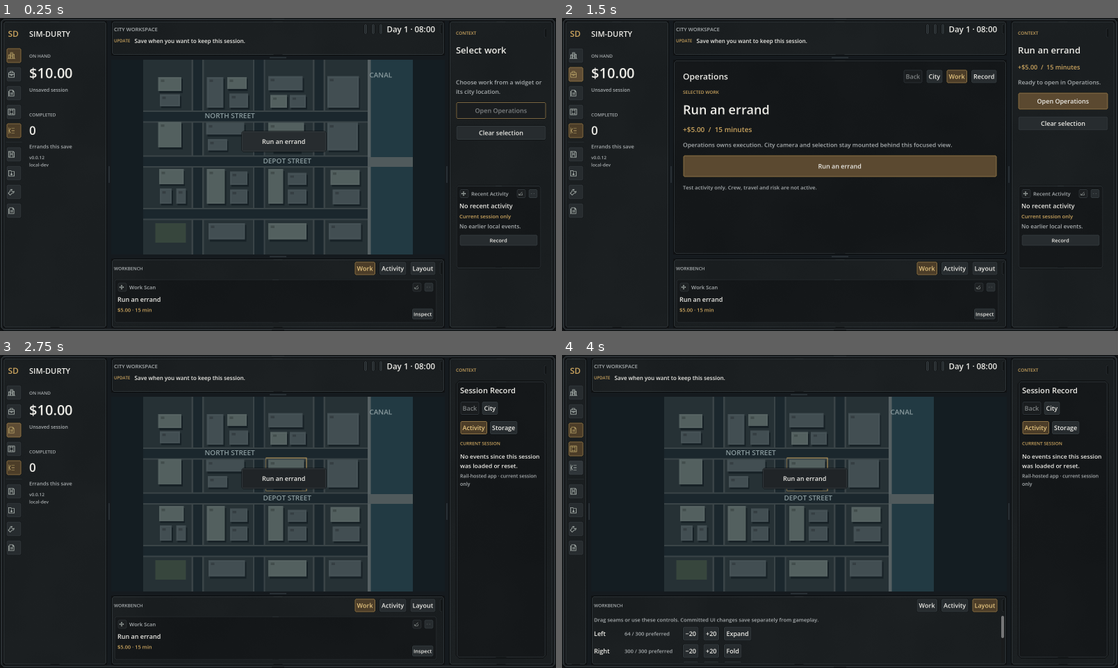
Above: before the commit, frames 1-4 (two rows, left to right).
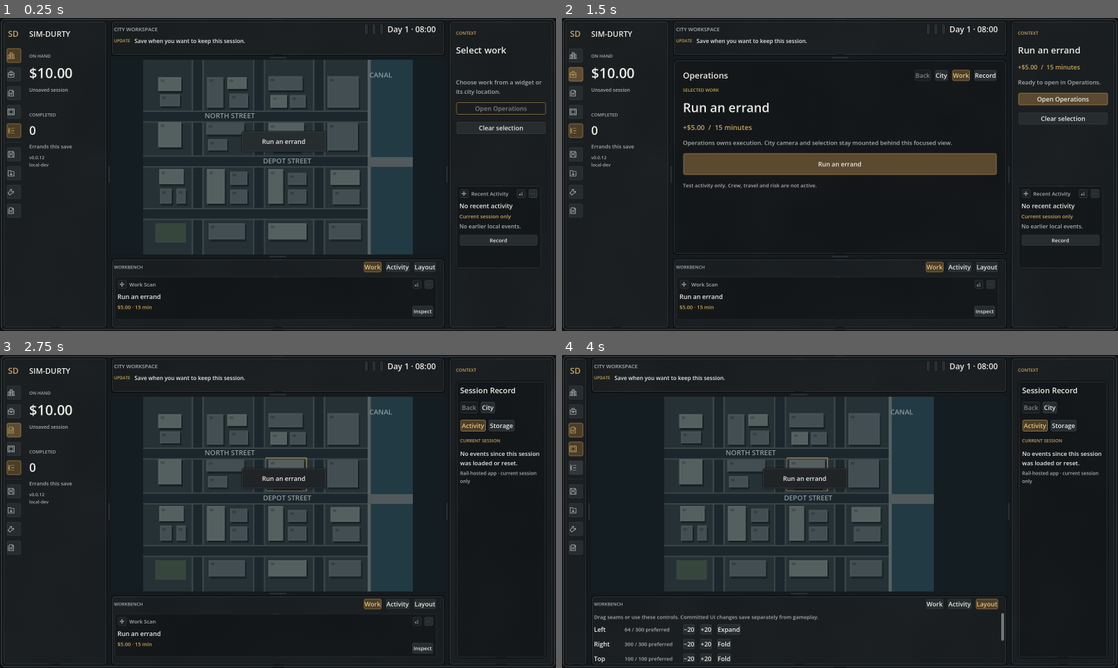
Above: after the commit, the same moments.

Repository: hobokingyt-sketch/SIM-DURTY
Game: Godot game, scene res://game/app/main.tscn
Same seed, same stepped clock (60 frames per second), same inputs: the game is played once before the commit and once after it.
Inputs (mouse positions are in pixels of both pictures, inside the frame that each line leads up to):
- Up to frame 1 (0.25 s): no input
- Up to frame 2 (1.5 s): click (573, 55) at 0.52 s; click (573, 74) at 1.25 s
- Up to frame 3 (2.75 s): click (11, 430) at 2.02 s
- Up to frame 4 (4 s): click (573, 448) at 2.77 s; click (573, 467) at 3.52 s

The runs differ from the first frame. In frame 1, 1.3% of the frame differs, in the area x 1-99%, y 2-97%; in frame 2, 4.1%; in frame 3, 1.9%; in frame 4, 2.8%.

Commit message:
Preserve existing control content margins in 6D.3

Diff:
--- a/game/ui/os/criminal_os_shell.gd
+++ b/game/ui/os/criminal_os_shell.gd
@@ -347,7 +347,7 @@
 	_operation_terms = OsTokens.wrapped(_operations, "", 20, OsTokens.ACCENT)
 	OsTokens.wrapped(_operations, "Operations owns execution. City camera and selection stay mounted behind this focused view.", 17)
 	work_button = OsTokens.button(_operations, "Run an errand", func() -> void: work_requested.emit())
-	OsControls.apply(work_button, OsControls.ROLE_PRIMARY, OsTokens.control_palette())
+	OsControls.apply(work_button, OsControls.ROLE_PRIMARY, OsTokens.control_palette(), -1.0, 12)
 	work_button.custom_minimum_size.y = 64
 	OsTokens.wrapped(_operations, "Test activity only. Crew, travel and risk are not active.", 15)
 	center_app_surface.register_view("work", work_view)
@@ -380,19 +380,19 @@
 	OsTokens.label(activity_stack, "Session Record", 22)
 	var activity_nav: HBoxContainer = OsTokens.row(activity_stack, 6)
 	var activity_back: Button = OsTokens.button(activity_nav, "Back", func() -> void: _model.back())
-	OsControls.apply(activity_back, OsControls.ROLE_NAV, OsTokens.control_palette(), 28)
+	OsControls.apply(activity_back, OsControls.ROLE_NAV, OsTokens.control_palette(), 28, 5)
 	OsControls.set_icon(activity_back, "back", 16)
 	var activity_city: Button = OsTokens.button(activity_nav, "City", func() -> void: _model.return_to_city())
-	OsControls.apply(activity_city, OsControls.ROLE_NAV, OsTokens.control_palette(), 28)
+	OsControls.apply(activity_city, OsControls.ROLE_NAV, OsTokens.control_palette(), 28, 5)
 	OsControls.set_icon(activity_city, "city", 16)
 	right_back_buttons.append(activity_back)
 	var activity_tabs: HBoxContainer = OsTokens.row(activity_stack, 6)
 	record_activity_tab = OsTokens.button(activity_tabs, "Activity", func() -> void: _model.navigate_view("activity"))
 	record_activity_tab.toggle_mode = true
-	OsControls.apply(record_activity_tab, OsControls.ROLE_TAB, OsTokens.control_palette(), 28)
+	OsControls.apply(record_activity_tab, OsControls.ROLE_TAB, OsTokens.control_palette(), 28, 5)
 	record_storage_tab = OsTokens.button(activity_tabs, "Storage", func() -> void: _model.navigate_view("storage"))
 	record_storage_tab.toggle_mode = true
-	OsControls.apply(record_storage_tab, OsControls.ROLE_TAB, OsTokens.control_palette(), 28)
+	OsControls.apply(record_storage_tab, OsControls.ROLE_TAB, OsTokens.control_palette(), 28, 5)
 	OsTokens.label(activity_stack, "CURRENT SESSION", 13, OsTokens.ACCENT)
 	var activity_scroll: ScrollContainer = _scroll(activity_stack)
 	var activity_content: VBoxContainer = OsTokens.column(activity_scroll, 8)
@@ -405,19 +405,19 @@
 	OsTokens.label(storage_stack, "Session Record", 22)
 	var storage_nav: HBoxContainer = OsTokens.row(storage_stack, 6)
 	var storage_back: Button = OsTokens.button(storage_nav, "Back", func() -> void: _model.back())
-	OsControls.apply(storage_back, OsControls.ROLE_NAV, OsTokens.control_palette(), 28)
+	OsControls.apply(storage_back, OsControls.ROLE_NAV, OsTokens.control_palette(), 28, 5)
 	OsControls.set_icon(storage_back, "back", 16)
 	var storage_city: Button = OsTokens.button(storage_nav, "City", func() -> void: _model.return_to_city())
-	OsControls.apply(storage_city, OsControls.ROLE_NAV, OsTokens.control_palette(), 28)
+	OsControls.apply(storage_city, OsControls.ROLE_NAV, OsTokens.control_palette(), 28, 5)
 	OsControls.set_icon(storage_city, "city", 16)
 	right_back_buttons.append(storage_back)
 	var storage_tabs: HBoxContainer = OsTokens.row(storage_stack, 6)
 	record_storage_activity_button = OsTokens.button(storage_tabs, "Activity", func() -> void: _model.navigate_view("activity"))
 	record_storage_activity_button.toggle_mode = true
-	OsControls.apply(record_storage_activity_button, OsControls.ROLE_TAB, OsTokens.control_palette(), 28)
+	OsControls.apply(record_storage_activity_button, OsControls.ROLE_TAB, OsTokens.control_palette(), 28, 5)
 	record_storage_storage_button = OsTokens.button(storage_tabs, "Storage", func() -> void: _model.navigate_view("storage"))
 	record_storage_storage_button.toggle_mode = true
-	OsControls.apply(record_storage_storage_button, OsControls.ROLE_TAB, OsTokens.control_palette(), 28)
+	OsControls.apply(record_storage_storage_button, OsControls.ROLE_TAB, OsTokens.control_palette(), 28, 5)
 	OsTokens.label(storage_stack, "SAVE SLOT", 13, OsTokens.ACCENT)
 	_rail_storage_label = OsTokens.wrapped(storage_stack, "No saved slot yet.", 17, OsTokens.TEXT)
 	OsTokens.wrapped(storage_stack, "Read-only inspection here. Saving and recovery stay explicit.", 14)
--- a/game/ui/theme/os_controls.gd
+++ b/game/ui/theme/os_controls.gd
@@ -13,7 +13,7 @@
 const STATES: PackedStringArray = ["normal", "hover", "pressed", "hover_pressed", "disabled"]
 
 
-static func apply(button: Button, role: String, palette: Dictionary, height_override: float = -1.0) -> void:
+static func apply(button: Button, role: String, palette: Dictionary, height_override: float = -1.0, padding_override: int = -1) -> void:
 	button.set_meta("os_control_role", role)
 	button.focus_mode = Control.FOCUS_ALL
 	button.mouse_filter = Control.MOUSE_FILTER_STOP
@@ -24,7 +24,7 @@
 	if role == ROLE_LAUNCHER:
 		button.custom_minimum_size.x = maxf(button.custom_minimum_size.x, 44.0)
 	for state: String in STATES:
-		button.add_theme_stylebox_override(state, style_for(role, state, palette))
+		button.add_theme_stylebox_override(state, style_for(role, state, palette, padding_override))
 	button.add_theme_stylebox_override("focus", focus_style(role, palette))
 	var text_normal: Color = palette["text"]
 	var text_selected: Color = palette["accent_text"] if role in [ROLE_TAB, ROLE_LAUNCHER] else palette["text"]
@@ -51,10 +51,11 @@
 	theme.set_color("font_disabled_color", "Button", palette["muted"].darkened(0.25))
 
 
-static func style_for(role: String, state: String, palette: Dictionary) -> StyleBoxTexture:
+static func style_for(role: String, state: String, palette: Dictionary, padding_override: int = -1) -> StyleBoxTexture:
 	var fill: Color = _fill(role, state, palette)
 	var edge_palette: Dictionary = _edge_palette(role, state, palette)
-	return OsFrames.frame_style(OsFrames.ROLE_CONTROL, fill, int(_metrics(role)["padding"]), edge_palette)
+	var padding: int = padding_override if padding_override >= 0 else int(_metrics(role)["padding"])
+	return OsFrames.frame_style(OsFrames.ROLE_CONTROL, fill, padding, edge_palette)
 
 
 static func focus_style(role: String, palette: Dictionary) -> StyleBoxTexture:
@@ -92,20 +93,20 @@
 static func _metrics(role: String) -> Dictionary:
 	match role:
 		ROLE_PRIMARY:
-			return {"height": 38, "padding": 12}
+			return {"height": 38, "padding": 3}
 		ROLE_LAUNCHER:
-			return {"height": 44, "padding": 4}
+			return {"height": 44, "padding": 3}
 		ROLE_TAB:
-			return {"height": 34, "padding": 7}
+			return {"height": 34, "padding": 3}
 		ROLE_NAV:
-			return {"height": 34, "padding": 7}
+			return {"height": 34, "padding": 3}
 		ROLE_COMPACT:
 			return {"height": 28, "padding": 5}
 		ROLE_HANDLE:
-			return {"height": 28, "padding": 4}
+			return {"height": 28, "padding": 5}
 		ROLE_FOLD:
-			return {"height": 30, "padding": 4}
-	return {"height": 38, "padding": 8}
+			return {"height": 30, "padding": 3}
+	return {"height": 38, "padding": 3}
 
 
 static func _fill(role: String, state: String, palette: Dictionary) -> Color:
--- a/tests/control_tests.gd
+++ b/tests/control_tests.gd
@@ -21,6 +21,7 @@
 	_check(int(contract[OsControls.ROLE_PRIMARY]["height"]) > int(contract[OsControls.ROLE_TAB]["height"]), "primary role preserves standard height while tabs remain more compact")
 	_check(int(contract[OsControls.ROLE_LAUNCHER]["height"]) == 44, "launcher plate keeps the authored 44-unit footprint")
 	_check(int(contract[OsControls.ROLE_HANDLE]["height"]) == 28 and int(contract[OsControls.ROLE_COMPACT]["height"]) == 28, "widget handles and compact controls preserve the 6B geometry contract")
+	_check(int(contract[OsControls.ROLE_TAB]["padding"]) == 3 and int(contract[OsControls.ROLE_STANDARD]["padding"]) == 3, "tabs preserve the pre-6D workbench content-margin contract")
 
 
 func _test_state_styles() -> void:
